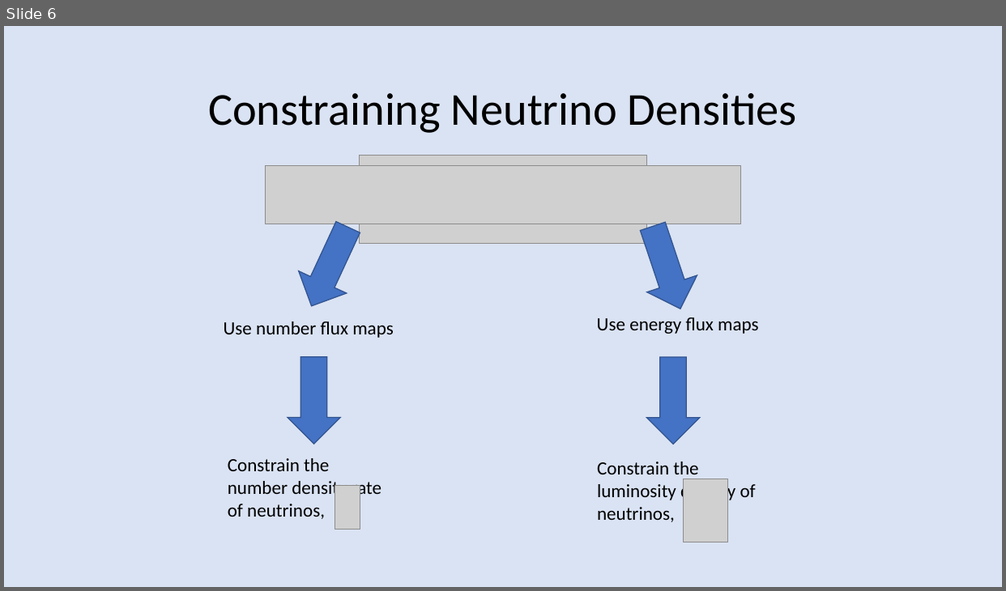
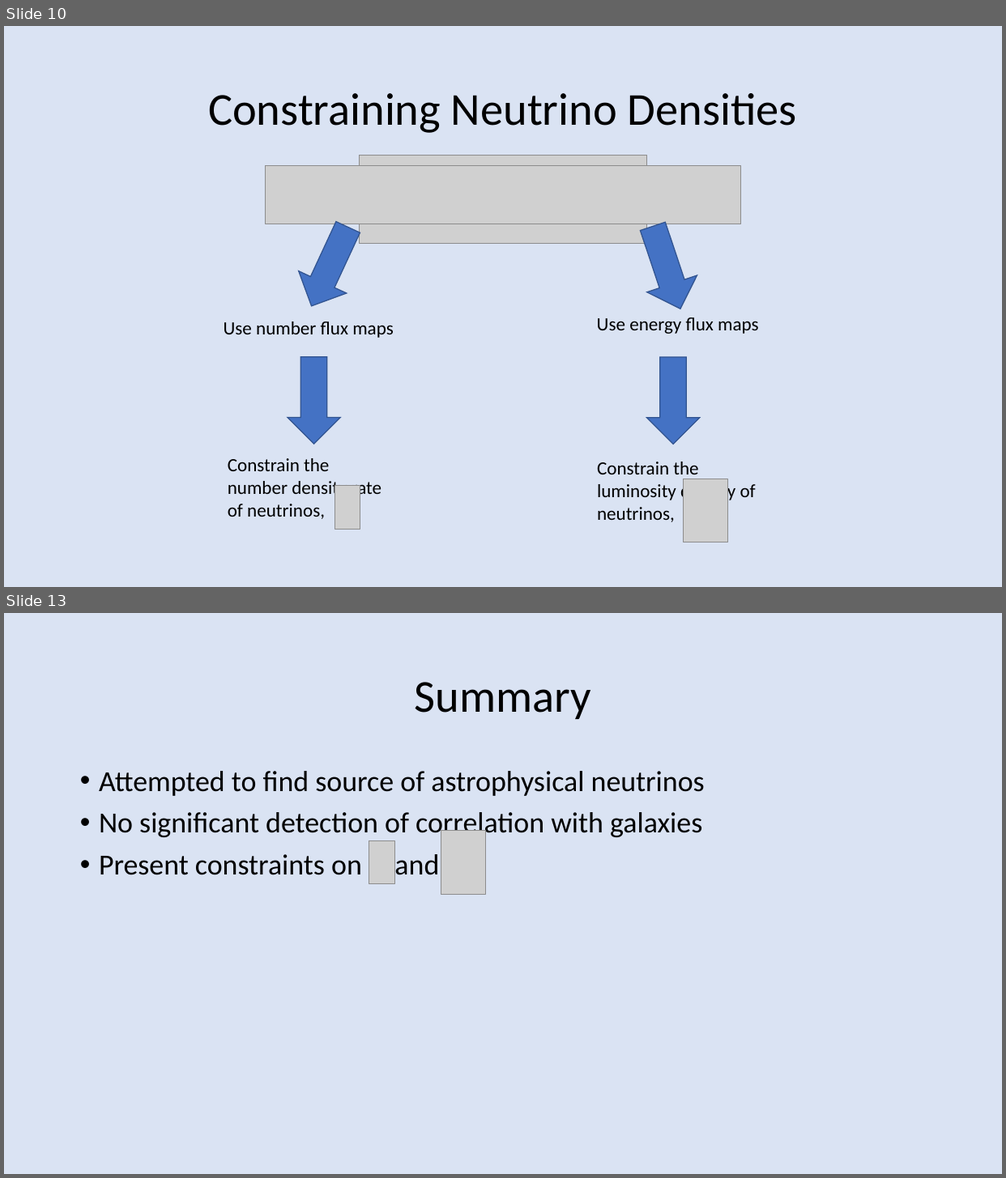
Before and after one commit to BenGPatterson/NeutrinoCrossCorrelations, a slide deck: Nuxcorr_slides.pptx. Shown one above the other, each under a label of ours: slide 6 before the commit, slides 10 and 13 after it; the slides between them are not shown. The pictures are 1006x591 and 1006x1178 pixels, drawn with LibreOffice and Linux fonts; fonts in the diff are those of the drawing; grey boxes stand for pictures. Boxes give left, top, right and bottom in pixels: in the first picture for what was removed or moved away, otherwise in the second. Text is boxed around its words. In the diff, an @@ line names an element or a change of style, - is before the commit and + after.

```diff
--- a/Nuxcorr_slides.pptx
+++ b/Nuxcorr_slides.pptx
@@ slide 13 added at [4,613,1002,1174], background #DAE3F3 @@
@@ title added at [415,682,591,719], 44 pt, text #000000 @@
+Summary
@@ text added at [99,771,705,882], 28 pt, text #000000 @@
+• Attempted to find source of astrophysical neutrinos
+• No significant detection of correlation with galaxies
+• Present constraints on and
@@ picture added at [441,831,485,895] @@
@@ picture added at [369,841,394,884] @@
@@ what was slide 6 is now slide 10 @@
```
Also in this commit, not shown: 10 other slides added.
